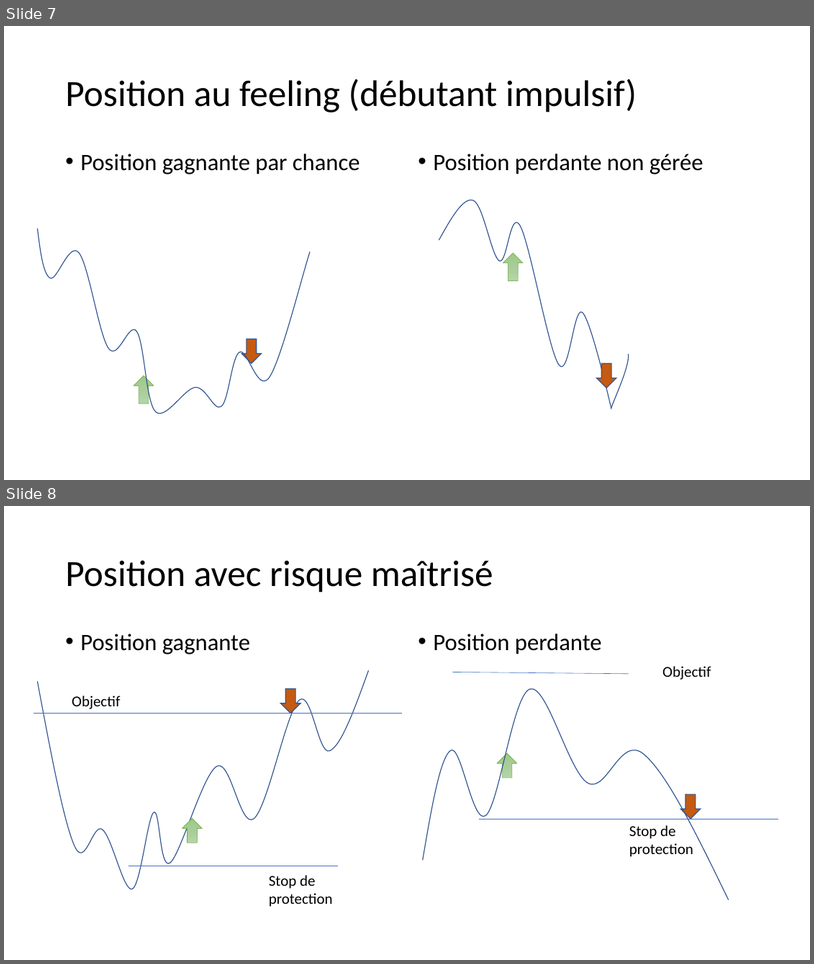
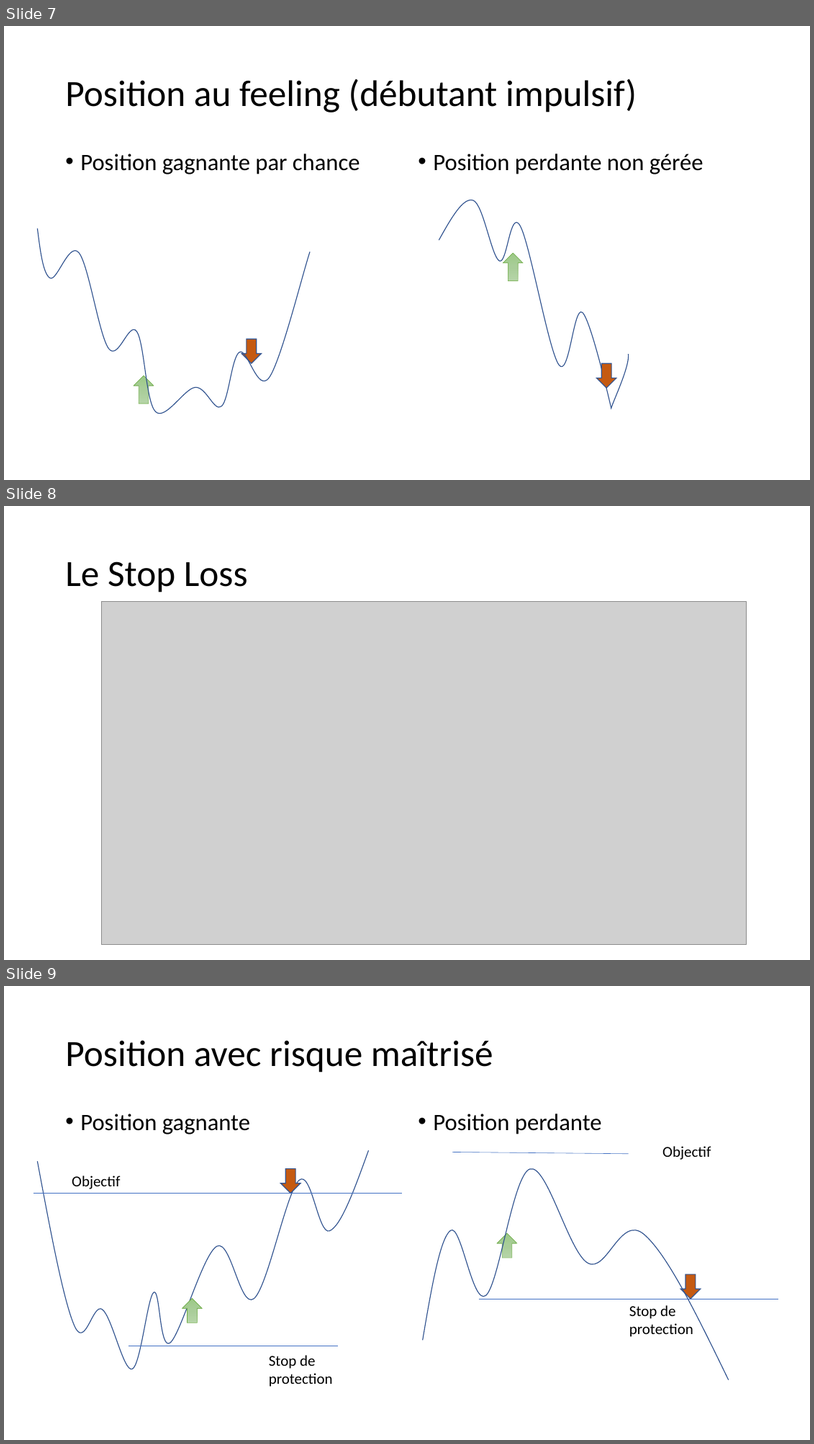
Before and after one commit to dadelcarbo/UltimateChartistRoot, a slide deck: Formation/Formation Bourse.pptx. Shown one above the other, each under a label of ours: slides 7 and 8 before the commit, slides 7, 8 and 9 after it. The pictures are 814x964 and 814x1444 pixels, drawn with LibreOffice and Linux fonts; fonts in the diff are those of the drawing; grey boxes stand for pictures. Boxes give left, top, right and bottom in pixels: in the first picture for what was removed or moved away, otherwise in the second. Text is boxed around its words. In the diff, an @@ line names an element or a change of style, - is before the commit and + after.

```diff
--- a/Formation/Formation Bourse.pptx
+++ b/Formation/Formation Bourse.pptx
@@ slide 8 added at [4, 506, 810, 960], background #FFFFFF @@
@@ title added at [65, 561, 248, 592], 44 pt, text #000000 @@
+Le Stop Loss
@@ picture added at [101, 602, 747, 944] @@
@@ what was slide 8 is now slide 9 @@
```
Also in this commit, not shown: 1 other slide added, 8 other files.
